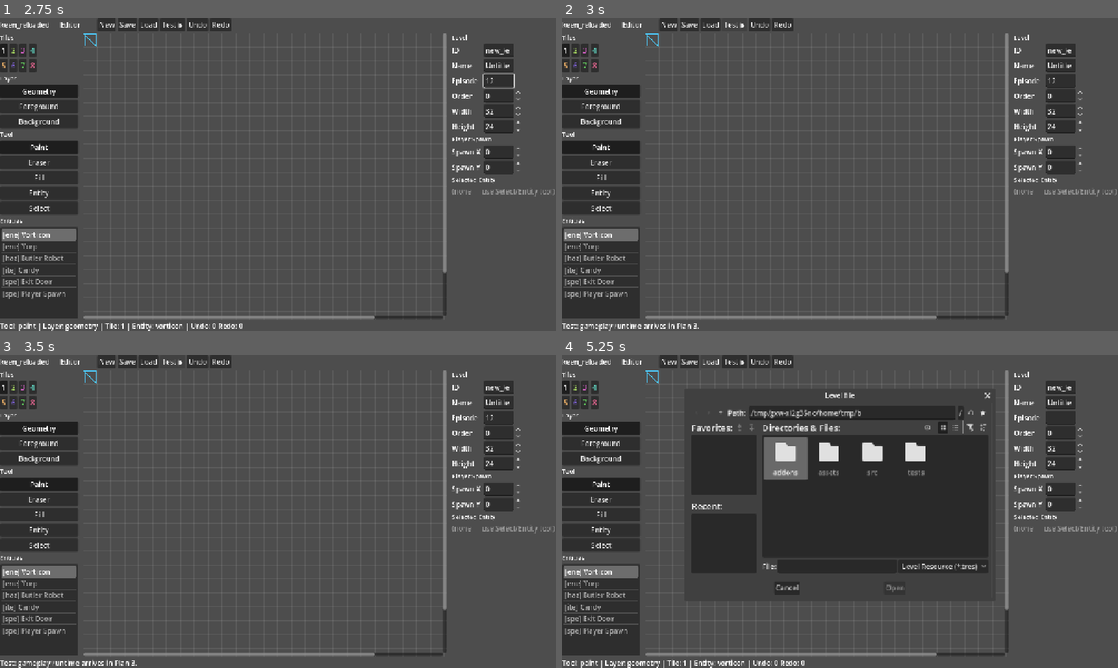
Above: before the commit, frames 1-4 (two rows, left to right).
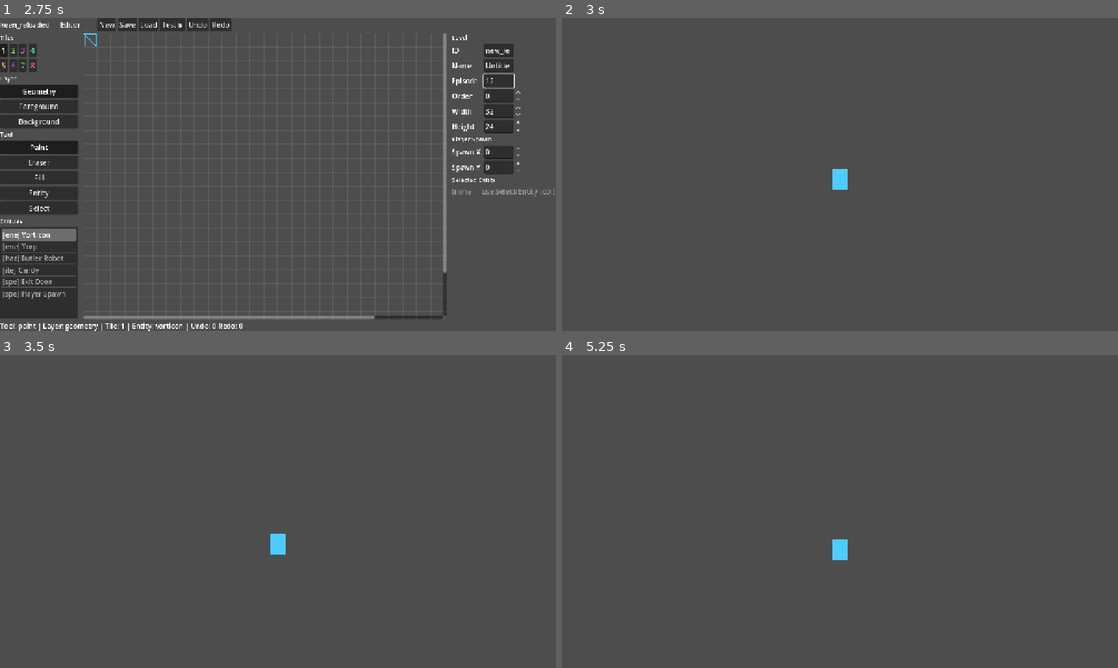
Above: after the commit, the same moments.

Repository: ehowe/keen_reloaded
Game: Godot game, scene res://src/ui/main_menu.tscn
Same seed, same stepped clock (60 frames per second), same inputs: the game is played once before the commit and once after it.
Inputs (mouse positions are in pixels of both pictures, inside the frame that each line leads up to):
- Up to frame 1 (2.75 s): tap Enter at 0.5 s; move the mouse to (250, 237) at 0.52 s; hold D (move_right) 0.53-1.25 s; tap P (pogo) at 0.6 s; click (250, 237) at 0.67 s; tap Space (jump) at 0.77 s; click "Open Level Editor" at 1.25 s; click (500, 80) at 2.02 s; type "12" at 2.1 s
- Up to frame 2 (3 s): click "Test ▶" at 2.75 s
- Up to frame 3 (3.5 s): no input
- Up to frame 4 (5.25 s): click (667, 361) at 3.5 s, where only the run before the commit has a clickable "New"; click (667, 361) at 4.25 s, where only the run before the commit has a clickable "New"; click (712, 361) at 5 s, where only the run before the commit has a clickable "Load"

Frame 1 is identical in both runs. In frame 2, 14% of the frame differs, in the area x 0-100%, y 0-100%; in frame 3, 14%; in frame 4, 38%.

Commit message:
feat: wire editor Test ▶ to runtime + restore level on return

Diff:
--- a/src/editor/level_editor.gd
+++ b/src/editor/level_editor.gd
@@ -39,8 +39,20 @@
 func _ready() -> void:
 	undo_stack = UndoStack.new()
 	undo_stack.changed.connect(_on_history_changed)
-	_new_level()
+	_restore_or_new()
 	_build_ui()
+
+
+## On a fresh open, start a blank level. When returning from Test ▶, restore the
+## level that was stashed in GameManager.pending_level.
+func _restore_or_new() -> void:
+	if GameManager != null and GameManager.pending_level != null:
+		level = GameManager.pending_level
+		undo_stack.clear()
+		selected_entity_index = -1
+		_last_path = ""
+	else:
+		_new_level()
 
 
 # ------------------------------------------------------------------ state API
@@ -73,10 +85,12 @@
 	_load_dialog.popup_centered_clamped(Vector2i(700, 500))
 
 
-## Public entry used by the toolbar "Test" button. Live gameplay needs the
-## runtime (Plan 3); for now this just reports status.
+## Public entry used by the toolbar "Test ▶" button. Stashes the current level
+## and swaps to the runtime scene for live play; Esc in the runtime returns here.
 func test_run() -> void:
-	_set_status("Test: gameplay runtime arrives in Plan 3.")
+	GameManager.pending_level = level
+	GameManager.return_scene = preload("res://src/editor/level_editor.tscn")
+	get_tree().change_scene_to_packed(preload("res://src/runtime/level_runtime.tscn"))
 
 
 func set_active_layer(layer: String) -> void:
